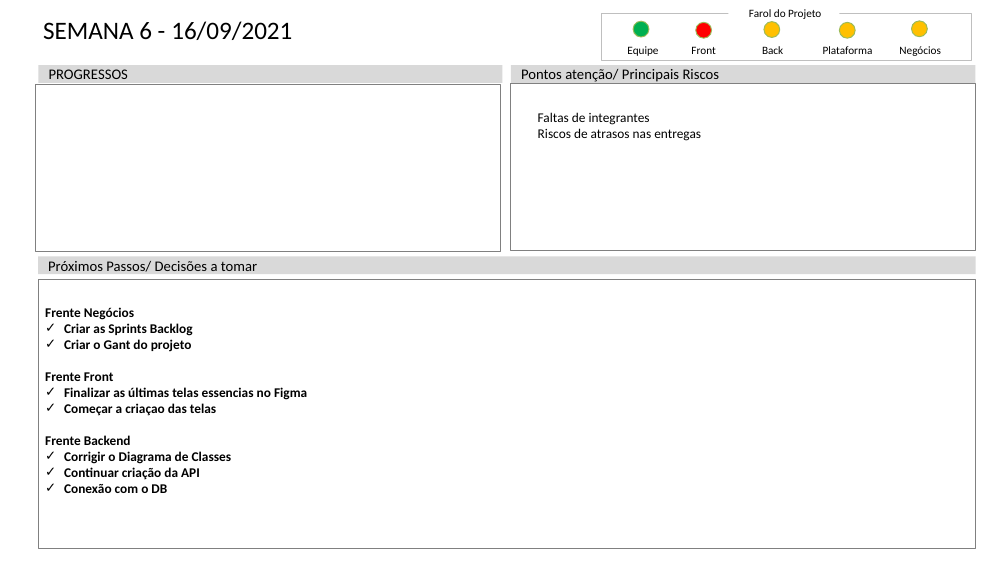
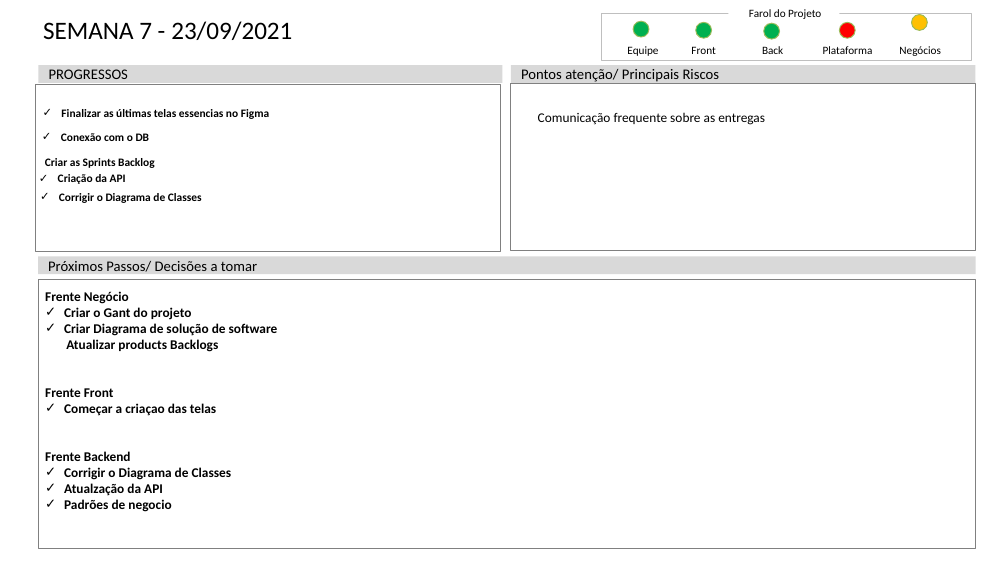
Before and after one commit to luizberto/grupo3-provisorio, a slide deck: slide 3 of Documentação/Grupo 3 - Status Report 16-09.pptx. Drawn at 1008x567 pixels with LibreOffice and Linux fonts; fonts in the diff are those of the drawing. Boxes give left, top, right and bottom in pixels: in the first picture for what was removed or moved away, otherwise in the second. Text is boxed around its words. In the diff, an @@ line names an element or a change of style, - is before the commit and + after.

```diff
--- a/Documentação/Grupo 3 - Status Report 16-09.pptx
+++ b/Documentação/Grupo 3 - Status Report 16-09.pptx
@@ title at box(43, 21, 292, 40): text changed @@
-SEMANA 6 - 16/09/2021
+SEMANA 7 - 23/09/2021
@@ ellipse at box(696, 23, 712, 38): fill #FF0000 to #00B050 @@
@@ ellipse at box(764, 23, 780, 39): fill #FFC000 to #00B050 @@
@@ ellipse at box(839, 23, 855, 38): fill #FFC000 to #FF0000 @@
@@ ellipse: place and size @@
-ellipse at box(911, 21, 927, 36)
+ellipse at box(911, 14, 927, 30)
@@ text added at box(61, 109, 269, 119), 12 pt, text #000000, bold @@
+✓ Finalizar as últimas telas essencias no Figma
@@ text at box(538, 113, 765, 125): text changed @@
-Faltas de integrantes
-Riscos de atrasos nas entregas
+Comunicação frequente sobre as entregas
@@ text added at box(61, 133, 150, 141), 12 pt, text #000000, bold @@
+✓ Conexão com o DB
@@ text added at box(45, 158, 155, 168), 12 pt, text #000000, bold @@
+Criar as Sprints Backlog
@@ text added at box(58, 174, 126, 184), 12 pt, text #000000, bold @@
+✓ Criação da API
@@ text added at box(59, 193, 202, 203), 12 pt, text #000000, bold @@
+✓ Corrigir o Diagrama de Classes
@@ text in rectangle at box(45, 291, 129, 304): text changed @@
-  Frente Negócios
-✓ Criar as Sprints Backlog
+  Frente Negócio
@@ text in rectangle at box(64, 323, 278, 352): paragraphs added @@
+✓ Criar Diagrama de solução de software
+Atualizar products Backlogs
@@ text in rectangle at box(64, 387, 307, 400): paragraph removed @@
-✓ Finalizar as últimas telas essencias no Figma
@@ text in rectangle at box(64, 483, 171, 512): text changed @@
-✓ Continuar criação da API
-✓ Conexão com o DB
+✓ Atualzação da API
+✓ Padrões de negocio
```
Also in this commit, not shown: 1 other slide changed.
